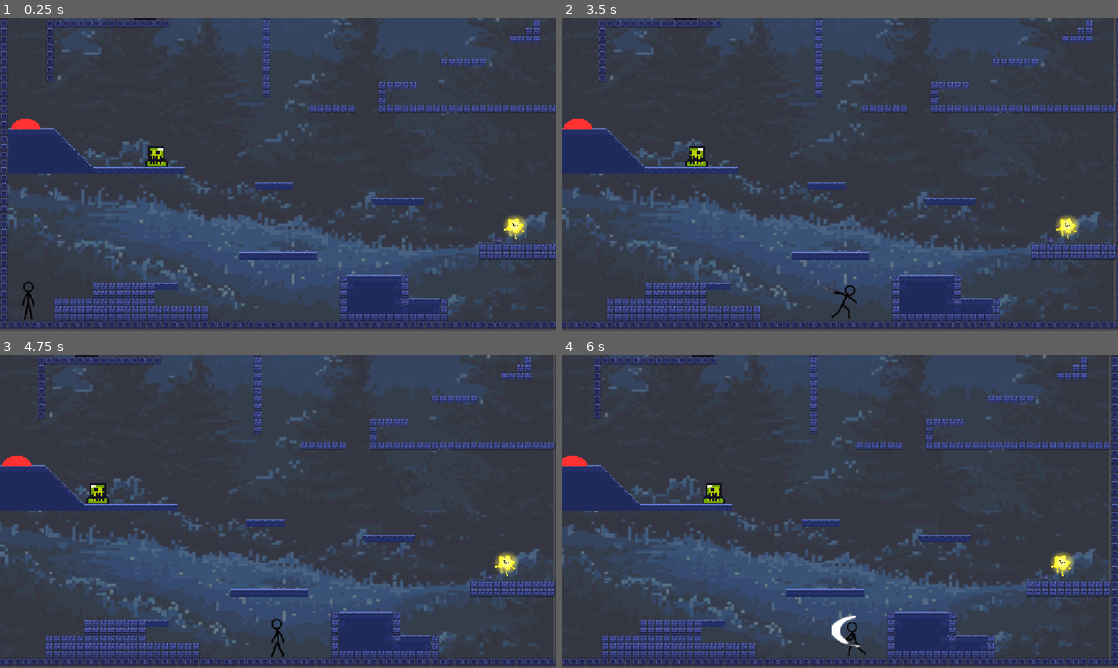
Above: before the commit, frames 1-4 (two rows, left to right).
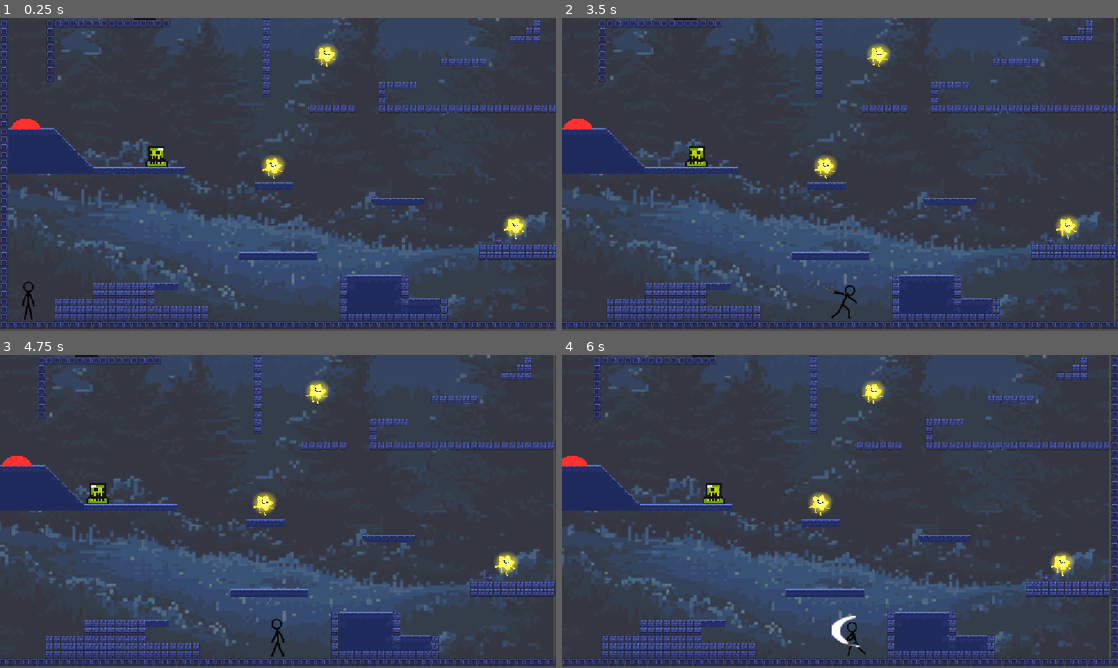
Above: after the commit, the same moments.

Repository: insertnewusername/moon-stealer
Game: Godot game, scene res://level1.tscn
Same seed, same stepped clock (60 frames per second), same inputs: the game is played once before the commit and once after it. Sound files missing from this copy of the repository are replaced by a short silence.
Inputs (mouse positions are in pixels of both pictures, inside the frame that each line leads up to):
- Up to frame 1 (0.25 s): no input
- Up to frame 2 (3.5 s): tap Enter (ui_accept) at 0.5, 0.77, 1.52, 3.02 s; move the mouse to (962, 158) at 0.52 s; hold Right (ui_right) 0.53-2.03 s; tap Space (attack) at 0.6, 2.85 s; click (962, 158) at 0.67 s; move the mouse to (728, 190) at 1.27 s; tap Alt at 1.35 s; move the mouse to (895, 105) at 2.02 s; hold Left (ui_left) 2.03-2.78 s; tap Shift at 2.1 s; move the mouse to (812, 237) at 2.77 s; hold Right (ui_right) from 2.78 s (still down); click (812, 237) at 2.92 s
- Up to frame 3 (4.75 s): move the mouse to (444, 558) at 3.52 s; tap Alt at 3.6 s; tap Enter (ui_accept) at 3.77, 4.52 s; move the mouse to (111, 464) at 4.27 s; release Right (ui_right) at 4.28 s; hold Left (ui_left) from 4.28 s (still down); tap Shift at 4.35 s
- Up to frame 4 (6 s): move the mouse to (867, 511) at 5.02 s; release Left (ui_left) at 5.03 s; hold Right (ui_right) 5.03-5.78 s; tap Space (attack) at 5.1 s; click (867, 511) at 5.17 s; move the mouse to (756, 433) at 5.77 s; hold Left (ui_left) from 5.78 s (still down); tap Alt at 5.85 s

The runs differ from the first frame. In frame 1, 0.5% of the frame differs, in the area x 47-61%, y 8-52%; in frame 2, 0.5%; in frame 3, 0.5%, in the area x 45-60%, y 8-52%; in frame 4, 0.5%.

Commit message:
LAUCNHPAD and player luanch logic

Diff:
--- a/level1.tscn
+++ b/level1.tscn
@@ -37,6 +37,7 @@
 [ext_resource type="Texture2D" uid="uid://c0ktdbq77lbi4" path="res://assets/PNG/Platfromer/Crystal_Caves_Forest_2D_Platformer_Tileset_Platformer - Wooden Box.png" id="33_35yik"]
 [ext_resource type="PackedScene" uid="uid://dv3wohrumkbux" path="res://sprites/enemy1.tscn" id="36_xhed0"]
 [ext_resource type="PackedScene" uid="uid://crar2bsgcerev" path="res://sprites/jumppad.tscn" id="37_6tyme"]
+[ext_resource type="Script" uid="uid://ytxwuh16vmoi" path="res://scripts/launchpad.gd" id="38_ktasi"]
 
 [sub_resource type="TileSetAtlasSource" id="TileSetAtlasSource_mkgpj"]
 texture = ExtResource("4_t8chk")
@@ -1758,7 +1759,7 @@
 layer_1/enabled = false
 
 [node name="TileMapLayer" type="TileMapLayer" parent="TileMap" unique_id=941097287]
-tile_map_data = PackedByteArray("AAAKAC4AIgAAAAAAAAALAC4AIgA …(5039 unchanged characters)… AAAAAAAABEABcAIgAAAAAAAABFABcAIgAAAAAAAAA=")
+tile_map_data = PackedByteArray("AAAKAC4AIgAAAAAAAAALAC4AIgA …(5039 unchanged characters)… AAAAAAAABEABcAIgAAAAAAAABFABcAIgAAAAAAAAD9/wAAIQAAAAAAAAD9/wEAIQAAAAAAAAD9/wIAIQAAAAAAAAD9//z/IQAAAAAAAAD9//3/IQAAAAAAAAD9//7/IQAAAAAAAAD9////IQAAAAAAAAA=")
 tile_set = SubResource("TileSet_v38iq")
 
 [node name="stars" type="Node2D" parent="." unique_id=591725135]
@@ -1767,6 +1768,22 @@
 position = Vector2(1017, 619.00006)
 scale = Vector2(0.28028435, 0.28028435)
 
+[node name="star2" parent="stars" unique_id=2141767363 instance=ExtResource("5_v8kj3")]
+position = Vector2(516, 495)
+scale = Vector2(0.28028435, 0.28028435)
+
+[node name="star3" parent="stars" unique_id=2096741218 instance=ExtResource("5_v8kj3")]
+position = Vector2(309.00006, 102.00003)
+scale = Vector2(0.28028435, 0.28028435)
+
+[node name="star4" parent="stars" unique_id=480412674 instance=ExtResource("5_v8kj3")]
+position = Vector2(626, 264)
+scale = Vector2(0.28028435, 0.28028435)
+
+[node name="star5" parent="stars" unique_id=1015182296 instance=ExtResource("5_v8kj3")]
+position = Vector2(879, 80.000046)
+scale = Vector2(0.28028435, 0.28028435)
+
 [node name="AudioStreamPlayer" type="AudioStreamPlayer" parent="." unique_id=607411747]
 stream = ExtResource("6_crycw")
 volume_db = 2.93
@@ -1789,4 +1806,9 @@
 position = Vector2(5, 418)
 scale = Vector2(0.32444954, 0.36134323)
 
+[node name="launchpad" parent="." unique_id=2062876735 instance=ExtResource("37_6tyme")]
+position = Vector2(1104, 112.00003)
+scale = Vector2(0.32444954, 0.36134323)
+script = ExtResource("38_ktasi")
+
 [connection signal="finished" from="AudioStreamPlayer" to="." method="_on_audio_stream_player_finished"]
--- /dev/null
+++ b/scripts/launchpad.gd
@@ -0,0 +1,16 @@
+extends Area2D
+
+
+# Called when the node enters the scene tree for the first time.
+func _ready() -> void:
+	pass # Replace with function body.
+
+
+# Called every frame. 'delta' is the elapsed time since the previous frame.
+func _process(delta: float) -> void:
+	pass
+
+
+func _on_body_entered(body: Node2D) -> void:
+	if body.name == "player":
+		body.launchlaunch()
--- a/scripts/player.gd
+++ b/scripts/player.gd
@@ -22,9 +22,13 @@
 	if !alive:
 		return
 
+
+
+
 	if Input.is_action_just_pressed("attack") and not attack:
 		attack = true
 		animated_sprite_2d.play("fight")
+
 
 	if not is_on_floor():
 		velocity += get_gravity() * delta
@@ -36,6 +40,9 @@
 		animated_sprite_2d.flip_h = (direction < 0)
 	else:
 		velocity.x = move_toward(velocity.x, 0, SPEED)
+
+
+
 
 	if is_on_floor():
 		jump=false
@@ -81,7 +88,9 @@
 	global_position = Vector2(-346, 616)
 	animated_sprite_2d.play("default")
 
-
-
 func launch():
 	velocity.y = -1000
+
+func launchlaunch():
+	velocity.y = -800
+	velocity.x = -100000
Not shown, added: scripts/launchpad.gd.uid
